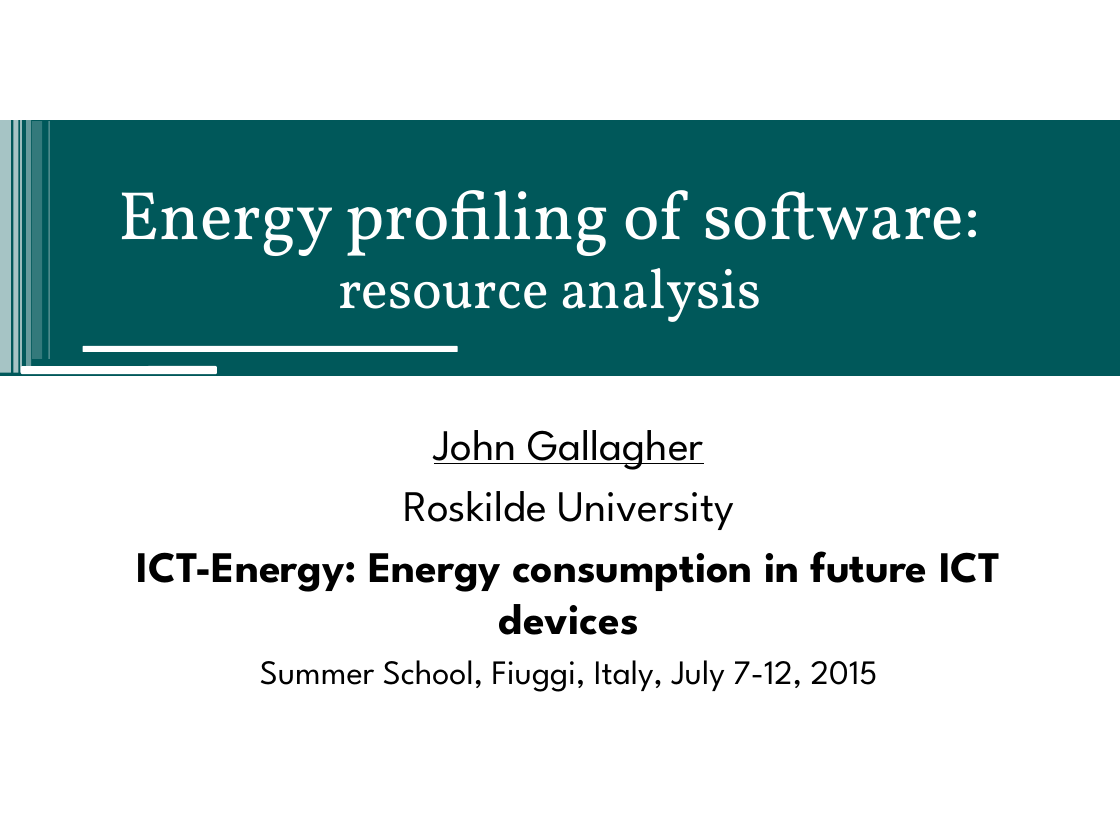
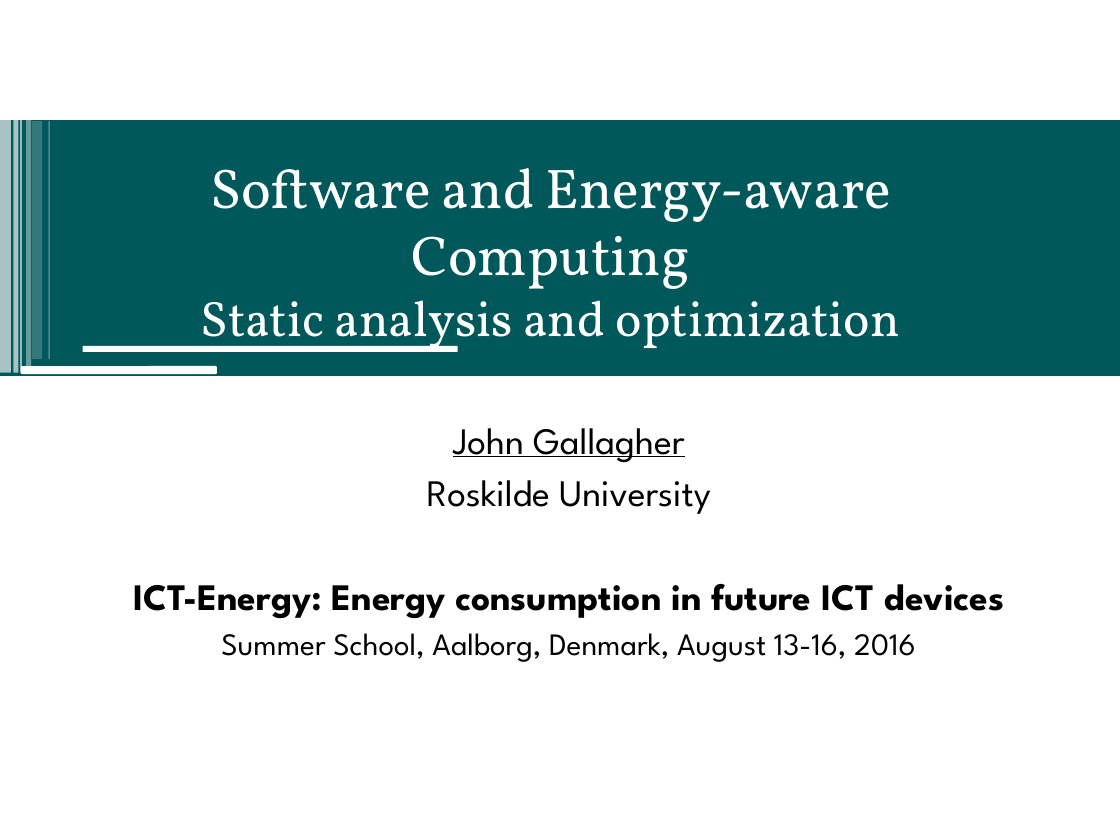
Before and after one commit to jpgallagher/ict-e-summerschool-aalborg, a slide deck: slide 65 of summerschool-aalborg-jpg.pptx (slide 53 before the commit). Drawn at 1120x840 pixels with LibreOffice and Linux fonts; fonts in the diff are those of the drawing; background and template pictures are left out. Boxes give left, top, right and bottom in pixels: in the first picture for what was removed or moved away, otherwise in the second. Text is boxed around its words. In the diff, an @@ line names an element or a change of style, - is before the commit and + after.

```diff
--- a/summerschool-aalborg-jpg.pptx
+++ b/summerschool-aalborg-jpg.pptx
@@ title at (201, 168, 900, 352): text changed; size 44 to 36 pt @@
-Energy profiling of software: resource analysis
+Software and Energy-aware Computing
+Static analysis and optimization
@@ subtitle at (133, 428, 1004, 619): size 28 to 24 pt in "John Gallagher", "Roskilde University", "ICT-Energy: Energy consumption in future ICT devices" @@
@@ subtitle at (221, 633, 915, 662): text changed; size 22 to 20 pt @@
-Summer School, Fiuggi, Italy, July 7-12, 2015
+Summer School, Aalborg, Denmark, August 13-16, 2016
```
Also in this commit, not shown: 62 other slides changed, 39 slides added, 14 slides removed.
